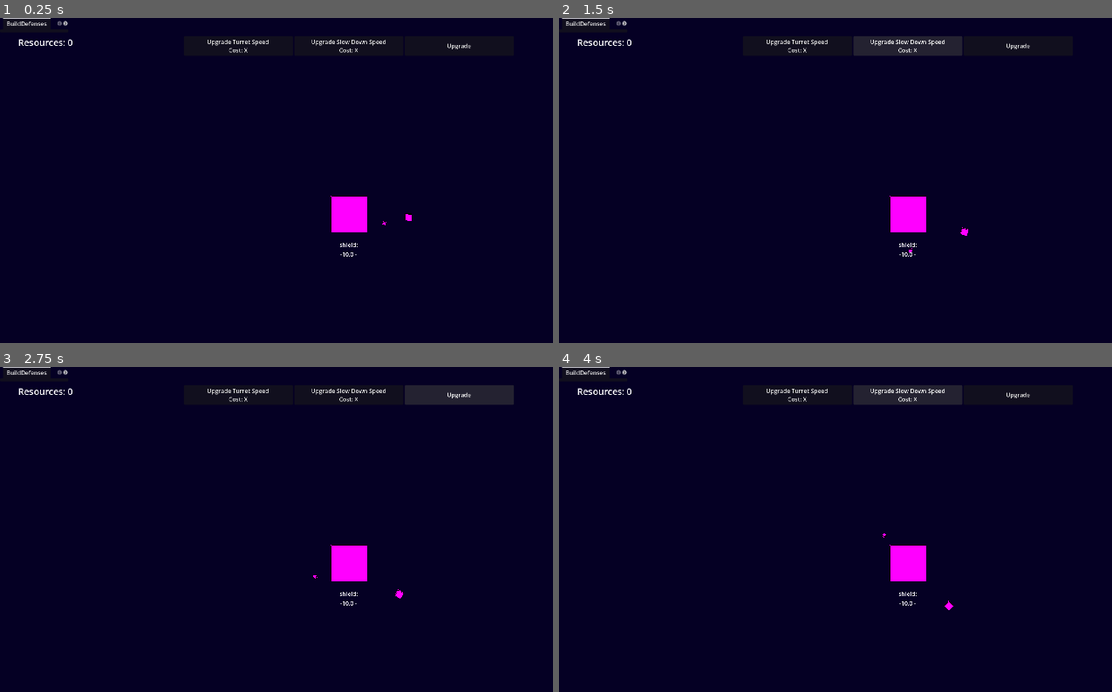
Above: before the commit, frames 1-4 (two rows, left to right).
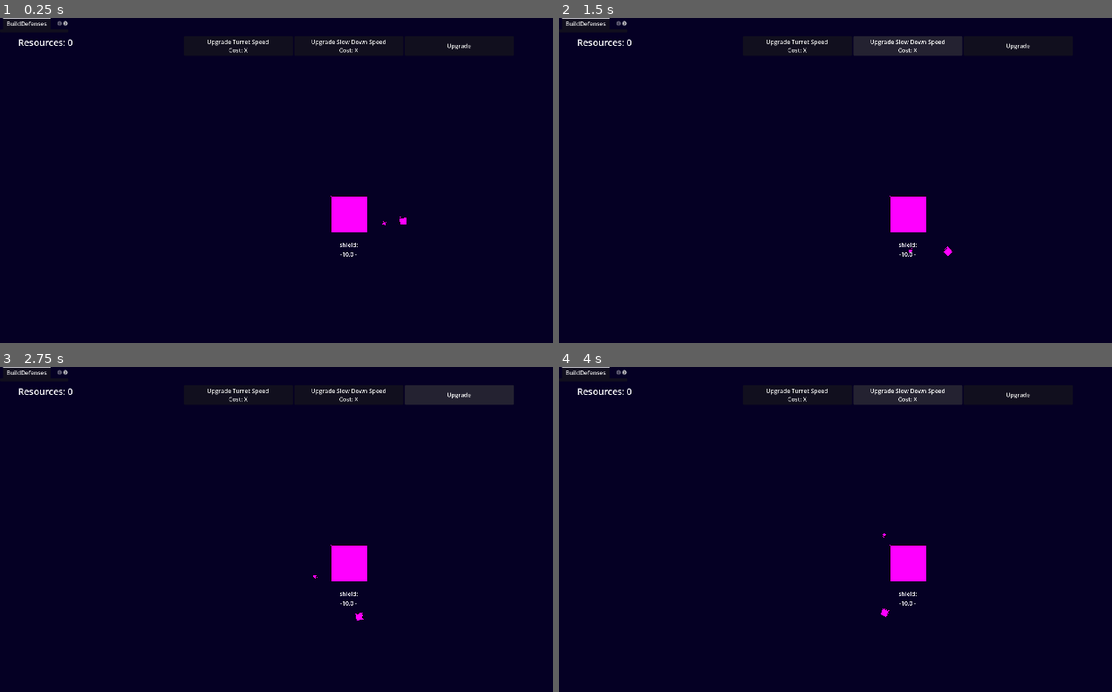
Above: after the commit, the same moments.

Repository: naeemR123/Learners-Game-Jam--2
Game: Godot game, scene res://Scenes/main.tscn
Same seed, same stepped clock (60 frames per second), same inputs: the game is played once before the commit and once after it.
Inputs:
- Up to frame 1 (0.25 s): no input
- Up to frame 2 (1.5 s): click "Upgrade Turret Speed Cost: X" at 0.5 s; click "Upgrade Slow Down Speed Cost:…" at 1.25 s
- Up to frame 3 (2.75 s): click "Upgrade" at 2 s
- Up to frame 4 (4 s): click "Upgrade Turret Speed Cost: X" at 2.75 s; click "Upgrade Slow Down Speed Cost:…" at 3.5 s

The runs differ from the first frame. In frame 1, less than 0.1% of the frame differs, in the area x 72-75%, y 60-64%; in frame 2, less than 0.1%; in frame 3, less than 0.1%; in frame 4, less than 0.1%, in the area x 58-72%, y 71-78%.
Error before the commit: Invalid access to property or key of type 'String' on a base object of type 'Dictionary'. (res://Scripts/turret_satellite.gd:42)
Error after the commit: Invalid access to property or key of type 'String' on a base object of type 'Dictionary'. (res://Scripts/turret_satellite.gd:39)

Commit message:
yada yada same thing

Diff:
--- a/Scripts/Globals/game_manager.gd
+++ b/Scripts/Globals/game_manager.gd
@@ -1,11 +1,8 @@
 extends Node
 
-var resources :int = 0
-var planet_destroyed : bool = false
 
-var owned_defenses: Array[String] = []
 
-var max_planet_shield: float = 10.0
+
 
 # This Dictionary holds the CURRENT value of ALL upgrade stats including defenses, planet, and cursor
 # Defense categories get added dynamically via register_defense_stats()
@@ -16,6 +13,10 @@
 	},
 }
 
+var resources :int = 0
+var planet_destroyed : bool = false
+var owned_defenses: Array[String] = []
+var max_planet_shield: float = 10.0
 
 # Signals
 signal stats_changed()
--- a/Scripts/Globals/stat_ids.gd
+++ b/Scripts/Globals/stat_ids.gd
@@ -1,16 +1,26 @@
 class_name StatIDs
 
 
-# Global Upgrades
+###################
+# Global Upgrades #
 const FIRE_RATE = "fire_rate"
 const DAMAGE = "damage"
 const RANGE = "range"
 
-# Satellite Upgrades
+
+######################
+# Satellite Upgrades #
 const ORBIT_SPEED = "orbit_speed"
 const ORBIT_RADIUS = "orbit_radius"
 const TURN_SPEED = "turn_speed"
 
-# Drone Upgrades
+const SAT_COLLECTION_SPEED = "satellite_collection_speed"
+const SAT_COLLECTION_STRENGTH = "satellite_collection_strength"
+
+
+##################
+# Drone Upgrades #
 const ACCELERATION = "acceleration"
 const DRONE_SPEED = "drone_speed"
+
+const DRONE_COLLECTION_STRENGTH = "drone_collection_strength"
--- a/Scripts/ResourceScripts/satellite_data.gd
+++ b/Scripts/ResourceScripts/satellite_data.gd
@@ -5,7 +5,6 @@
 
 @export_category("Orbit & Movement")
 @export var turn_speed : float = 10
-@export var min_orbit_speed : float = 0.3
-@export var max_orbit_speed : float = 0.5
-@export var min_orbit_distance : float = 80
-@export var max_orbit_distance : float = 120
+@export var orbit_speed : float = 0.5
+@export var min_orbit_radius : float = 80
+@export var max_orbit_radius : float = 120
--- a/Scripts/collector_satellite.gd
+++ b/Scripts/collector_satellite.gd
@@ -4,30 +4,51 @@
 @onready var game := Game_Manager
 
 
-@export var orbit_speed : float = 0.2
-@export var collection_speed : float = 100
-@export var collection_strength : float = 5
-
 @onready var satellite: Area2D = $Satellite
 @onready var collection_zone: Area2D = $Satellite/CollectionZone
 @onready var planet: Area2D = %Planet
 
 
+var my_id : String
+var my_turn_speed : float = 10
+var my_orbit_distance : float = 150
+var my_orbit_speed : float = 0.5
+var my_collection_speed : float = 100
+var my_collection_strength : float = 5
+
+func initialize(data: SatelliteData):
+	my_id = data.id
+	my_orbit_distance = randf_range(data.min_orbit_distance, data.max_orbit_distance)
+
+	# Randomizes starting angle so they don't all spawn at the exact same spot
+	rotation = randf_range(0, TAU)		# TAU is 360 degrees in radians
+
+
 func _ready() -> void:
+	if planet == null:
+		push_warning("No planet body found. ", self, " setup aborted.")
+		return
+	global_position = planet.global_position
+	satellite.position.x = my_orbit_distance
+	print("Satelitte pos: ",satellite.position)
 
-	if planet:
-		global_position = planet.global_position
-
-	satellite.position.x = randf_range(125, 200)
-	print("Satelitte pos: ",satellite.position)
 	# Connects the Area2D signals via code
 	collection_zone.area_entered.connect(_on_collection_area_entered)
+
+	game.stats_changed.connect(update_satellite_stats)
+	update_satellite_stats()
+
+
+func update_satellite_stats():
+	my_collection_speed = game.active_stats[my_id][StatIDs.SAT_COLLECTION_SPEED]
+	my_collection_strength = game.active_stats[my_id][StatIDs.SAT_COLLECTION_STRENGTH]
+	my_orbit_speed = game.active_stats[my_id][StatIDs.ORBIT_SPEED]
 
 
 func _process(delta: float) -> void:
 
 	# Rotates the pivot to make the satellite orbit
-	rotation += orbit_speed * delta
+	rotation += my_orbit_speed * delta
 
 
 func _physics_process(delta: float) -> void:
@@ -46,10 +67,10 @@
 
 			# Calculate the direction towards the satellite
 			var pull_direction = (target_pos - resource.global_position).normalized()
-			var desired_velocity = pull_direction * collection_speed
+			var desired_velocity = pull_direction * my_collection_speed
 
 			# Smoothly moves the vector, even through 0- naturally reversing it.
-			var new_velocity = current_velocity.lerp(desired_velocity, collection_strength * delta)
+			var new_velocity = current_velocity.lerp(desired_velocity, my_collection_strength * delta)
 
 			# Smoothly increase or decrease its speed to match the satellite's pull
 			resource.speed = new_velocity.length()
--- a/Scripts/turret_satellite.gd
+++ b/Scripts/turret_satellite.gd
@@ -12,34 +12,35 @@
 @onready var planet : Area2D = %Planet
 @onready var firerate: Timer = $Turret/Firerate
 
-
+var my_damage : float = 3
 var my_turn_speed : float = 10
-var my_orbit_distance : float = 100
+var my_orbit_radius : float = 100
 var my_orbit_speed : float = 1
 var my_id : String
 
 
 func initialize(data: SatelliteData):	# Runs right after instantiation, driven by GameManager
 	my_id = data.id
-	my_orbit_distance = randf_range(data.min_orbit_distance, data.max_orbit_distance)
-	my_orbit_speed = randf_range(data.min_orbit_speed, data.max_orbit_speed)
+	my_orbit_radius = randf_range(data.min_orbit_radius, data.max_orbit_radius)
 	my_turn_speed = data.turn_speed
 
 	# Randomizes starting angle so they don't all spawn at the exact same spot
 	rotation = randf_range(0, TAU)		# TAU is 360 degrees in radians
 
 
-func _ready() -> void:
+func _ready() -> void:		# Runs after initialize()
 	global_position = planet.global_position
-
-	turret_body.position.x = my_orbit_distance
-
-	game.stats_changed.connect(update_turret_stats)
-	update_turret_stats()
+	turret_body.position.x = my_orbit_radius
+	game.stats_changed.connect(update_satellite_stats)
+	update_satellite_stats()
 
 
-func update_turret_stats():
+func update_satellite_stats():
 	firerate.wait_time = game.active_stats[my_id][StatIDs.FIRE_RATE]
+	my_orbit_speed = game.active_stats[my_id][StatIDs.FIRE_RATE]
+	my_turn_speed = game.active_stats[my_id][StatIDs.TURN_SPEED]
+	my_damage = game.active_stats[my_id][StatIDs.DAMAGE]
+
 
 
 func _process(delta: float) -> void:
